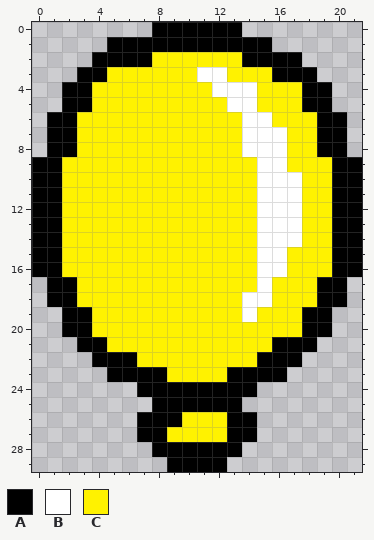
One commit to this pixel-art sprite: FinalProject/res/yellowbloon.png. That is the earlier state.
The file is 22x30 pixels.
Palette (. is transparent): A #000000  B #ffffff  C #fff200
Pixels before, first column x 0:
 0 ........AAAAAA........
 1 .....AAAAAAAAAAA......
 2 ....AAAACCCCCCAAAA....
 3 ...AACCCCCCBBCCCAAA...
 4 ..AACCCCCCCCBBBCCCAA..
 5 ..AACCCCCCCCCBBCCCAA..
 6 .AACCCCCCCCCCCBBCCCAA.
 7 .AACCCCCCCCCCCBBBCCAA.
 8 .AACCCCCCCCCCCBBBCCAA.
 9 AACCCCCCCCCCCCCBBCCCAA
10 AACCCCCCCCCCCCCBBBCCAA
11 AACCCCCCCCCCCCCBBBCCAA
12 AACCCCCCCCCCCCCBBBCCAA
13 AACCCCCCCCCCCCCBBBCCAA
14 AACCCCCCCCCCCCCBBBCCAA
15 AACCCCCCCCCCCCCBBCCCAA
16 AACCCCCCCCCCCCCBBCCCAA
17 .AACCCCCCCCCCCCBCCCAA.
18 .AACCCCCCCCCCCBBCCCAA.
19 ..AACCCCCCCCCCBCCCAA..
20 ..AACCCCCCCCCCCCCCAA..
21 ...AACCCCCCCCCCCAAA...
22 ....AAACCCCCCCCAAA....
23 .....AAAACCCCAAAA.....
24 .......AAAAAAAA.......
25 ........AAAAAA........
26 .......AAACCCAA.......
27 .......AACCCCAA.......
28 ........AAAAAA........
29 .........AAAA.........
The result:
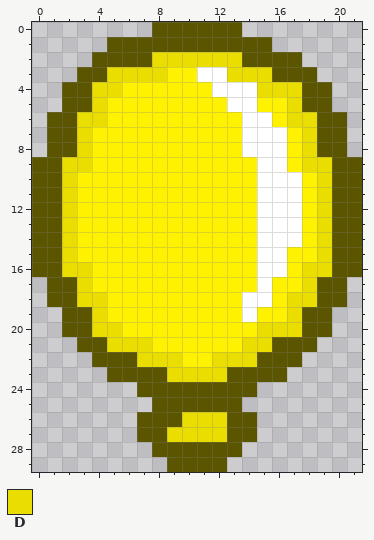
Colours new in this view: D #eade00
Difference:
Colour A changes from #000000 to #5b5500.
Colour C becomes colour D in row 2 at x 8 to 13; in row 3 at x 5 to 8 and 13 to 15; in row 4 at x 4 to 5 and 15 to 17; in row 5 at x 4 and 17; in row 6 at x 3 to 4 and 17 to 18; in rows 7 to 8 at x 3 and 18.
Colour C becomes colour D in row 9 at x 2 to 3 and 18 to 19; in rows 10 to 15 at x 2 and 19; in row 16 at x 2 to 3 and 18 to 19; in row 17 at x 3 and 18; in row 18 at x 3 to 4 and 17 to 18; in row 19 at x 4 and 17.
Colour C becomes colour D in row 20 at x 4 to 5 and 15 to 17; in row 21 at x 5 to 7 and 14 to 15; in row 22 at x 7 to 9 and 12 to 14; in row 23 at x 9 to 12; in row 26 at x 10 to 12; in row 27 at x 9 to 12.
Pixel boxes of the changes (left, top, right, bottom) in both pictures:
changed: (32, 22, 362, 472)
